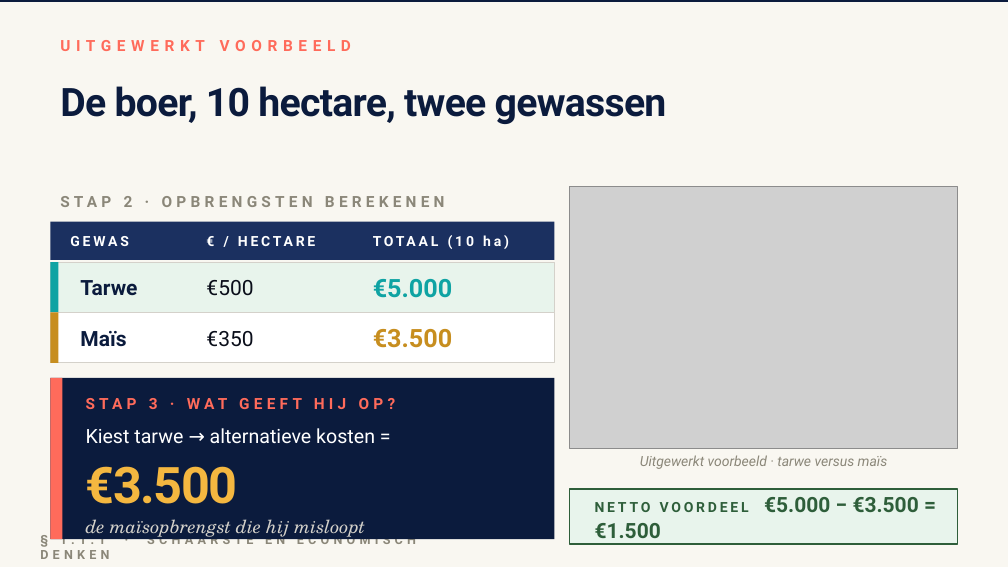
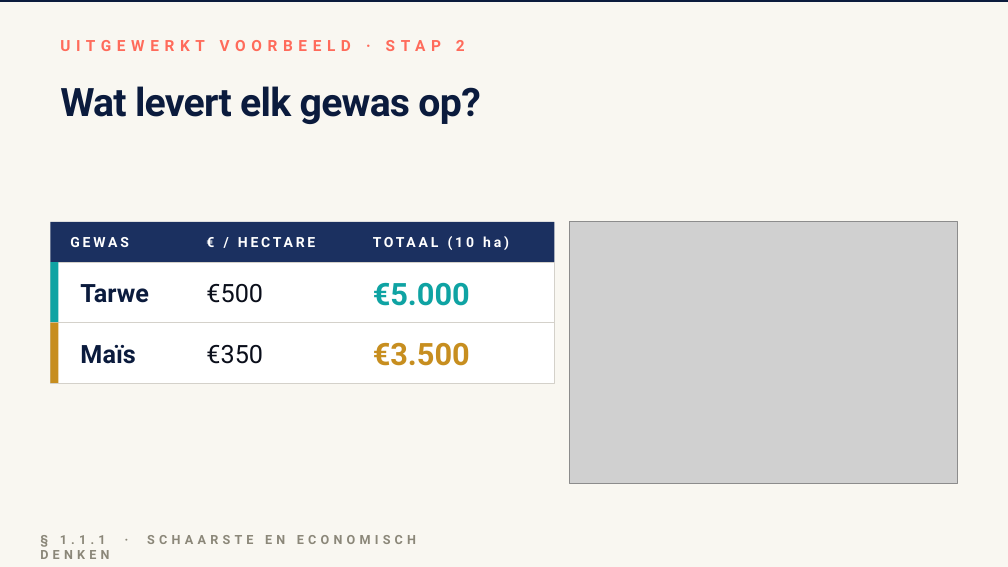
Before and after one commit to meijer1973/4veco-lessen, a slide deck: slide 6 of Boek 1 - Grondslagen, vraag en aanbod/1.1 Hoofdstuk Economisch denken en rekenen/1.1.1 Schaarste en economisch denken/1.1.1 Schaarste en economisch denken – presentatie.pptx. Drawn at 1008x567 pixels with LibreOffice and Linux fonts; fonts in the diff are those of the drawing; grey boxes stand for pictures. Boxes give left, top, right and bottom in pixels: in the first picture for what was removed or moved away, otherwise in the second. Text is boxed around its words. In the diff, an @@ line names an element or a change of style, - is before the commit and + after.

```diff
--- a/Boek 1 - Grondslagen, vraag en aanbod/1.1 Hoofdstuk Economisch denken en rekenen/1.1.1 Schaarste en economisch denken/1.1.1 Schaarste en economisch denken – presentatie.pptx
+++ b/Boek 1 - Grondslagen, vraag en aanbod/1.1 Hoofdstuk Economisch denken en rekenen/1.1.1 Schaarste en economisch denken/1.1.1 Schaarste en economisch denken – presentatie.pptx
@@ text at box(60, 40, 465, 51): text changed @@
-UITGEWERKT VOORBEELD
+UITGEWERKT VOORBEELD · STAP 2
@@ text at box(60, 86, 480, 124): text changed @@
-De boer, 10 hectare, twee gewassen
+Wat levert elk gewas op?
@@ text removed at box(60, 196, 445, 207) @@
-STAP 2 · OPBRENGSTEN BEREKENEN
@@ picture: place and size @@
-picture at box(570, 186, 958, 449)
+picture at box(570, 222, 958, 484)
@@ rectangle: place and size @@
-rectangle at box(50, 262, 58, 312)
+rectangle at box(50, 262, 58, 323)
@@ rectangle: place and size @@
-rectangle at box(50, 262, 554, 312)
+rectangle at box(50, 262, 554, 323)
@@ rectangle at box(50, 262, 554, 323): fill #E8F4EC to #FFFFFF @@
@@ text "€5.000" at box(373, 282, 470, 306): size 18 to 22 pt @@
@@ rectangle: place and size @@
-rectangle at box(50, 312, 554, 363)
+rectangle at box(50, 323, 554, 383)
@@ rectangle: place and size @@
-rectangle at box(50, 312, 58, 363)
+rectangle at box(50, 323, 58, 383)
@@ size 15 to 18 pt in 4 elements at box(206, 284, 263, 303), box(80, 284, 148, 303), box(206, 345, 263, 364), box(80, 345, 135, 364) @@
@@ text "Maïs": place and size @@
-text "Maïs" at box(80, 331, 126, 347)
+text "Maïs" at box(80, 345, 135, 364)
@@ text "€350": place and size @@
-text "€350" at box(206, 331, 253, 347)
+text "€350" at box(206, 345, 263, 364)
@@ text "€3.500" at box(373, 342, 470, 366): size 18 to 22 pt @@
@@ text "€3.500": place and size @@
-text "€3.500" at box(373, 329, 453, 348)
+text "€3.500" at box(373, 342, 470, 366)
@@ rectangle removed at box(50, 378, 554, 539) @@
@@ rectangle removed at box(50, 378, 62, 539) @@
@@ text removed at box(86, 398, 396, 409) @@
-STAP 3 · WAT GEEFT HIJ OP?
@@ text removed at box(86, 428, 375, 444) @@
-Kiest tarwe → alternatieve kosten =
@@ text removed at box(86, 466, 238, 504) @@
-€3.500
@@ text removed at box(640, 455, 888, 469) @@
-Uitgewerkt voorbeeld · tarwe versus maïs
@@ rectangle removed at box(570, 489, 958, 544) @@
@@ text removed at box(595, 497, 919, 512) @@
-NETTO VOORDEEL €5.000 − €3.500 = €1.500
@@ text removed at box(86, 519, 365, 537) @@
-de maïsopbrengst die hij misloopt
```
Also in this commit, not shown: 1 other slide changed, 3 slides added, 2 slides removed, 26 other files.
